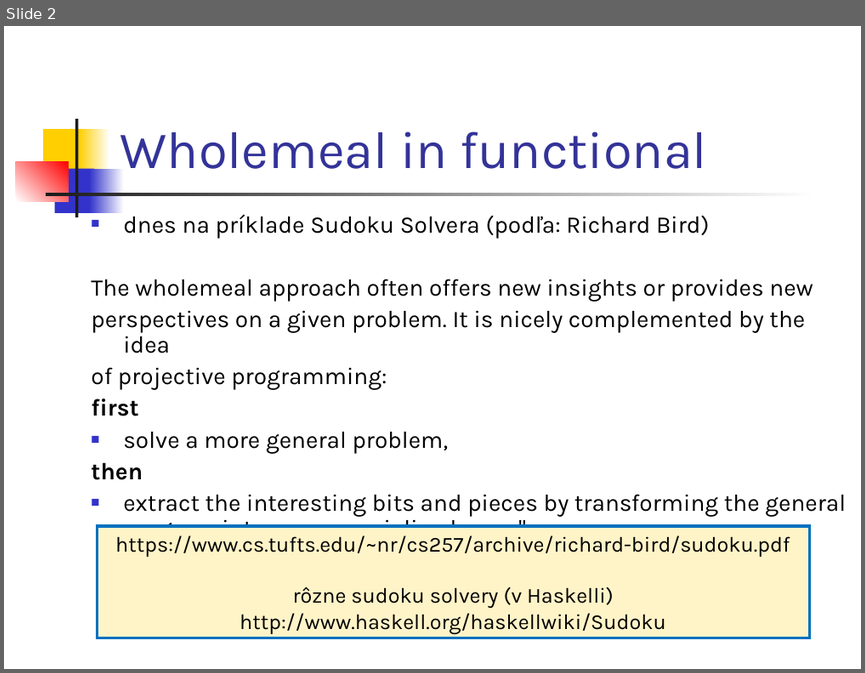
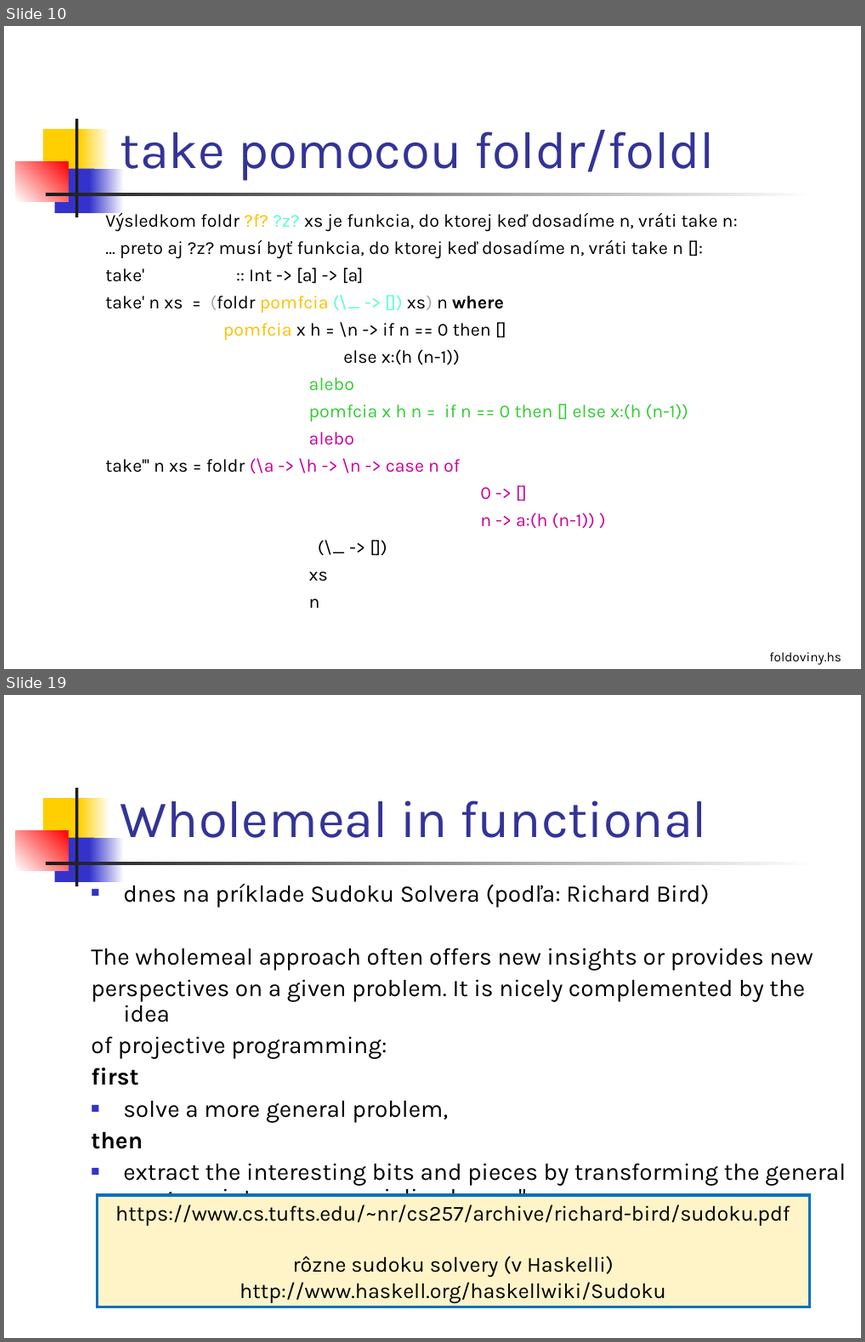
Before and after one commit to Funkcionalne/Prednasky, a slide deck: 04/04_fpro.ppt. Shown one above the other, each under a label of ours: slide 2 before the commit, slides 10 and 19 after it; the slides between them are not shown. The pictures are 865x673 and 865x1342 pixels, drawn with LibreOffice and Linux fonts; fonts in the diff are those of the drawing. Boxes give left, top, right and bottom in pixels: in the first picture for what was removed or moved away, otherwise in the second. Text is boxed around its words. In the diff, an @@ line names an element or a change of style, - is before the commit and + after.

```diff
--- a/04/04_fpro.ppt
+++ b/04/04_fpro.ppt
@@ slide 10 added at (x1=4, y1=26, x2=861, y2=669), background #FFFFFF; not listed: 7 template elements that a slide beside it also shows @@
@@ title added at (x1=120, y1=130, x2=715, y2=181), 44 pt, text #333399 @@
+take pomocou foldr/foldl
@@ text added at (x1=105, y1=210, x2=738, y2=607), 15.3 pt, text #000000 @@
+Výsledkom foldr ?f? ?z? xs je funkcia, do ktorej keď dosadíme n, vráti take n:
+… preto aj ?z? musí byť funkcia, do ktorej keď dosadíme n, vráti take n []:
+take' :: Int -> [a] -> [a]
+take' n xs = (foldr pomfcia (\_ -> []) xs) n where
+pomfcia x h = \n -> if n == 0 then []
+else x:(h (n-1))
+alebo
+pomfcia x h n = if n == 0 then [] else x:(h (n-1))
+alebo
+take''' n xs = foldr (\a -> \h -> \n -> case n of
+0 -> []
+n -> a:(h (n-1)) )
+(\_ -> [])
+xs
+n
@@ text added at (x1=769, y1=652, x2=841, y2=664), 11 pt, text #000000 @@
+foldoviny.hs
@@ what was slide 2 is now slide 19 @@
```
Also in this commit, not shown: 1 slide changed, 16 other slides added, 9 other files.
